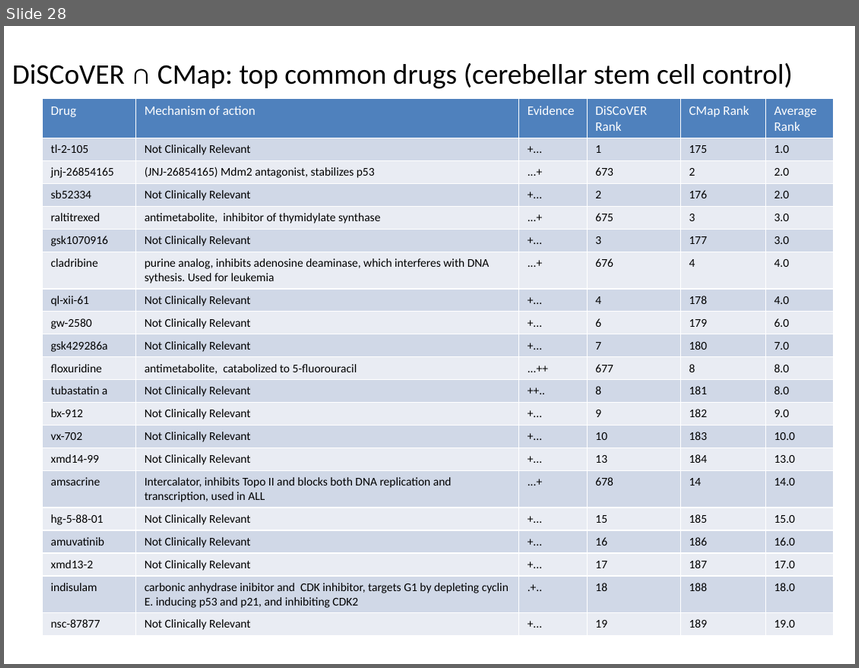
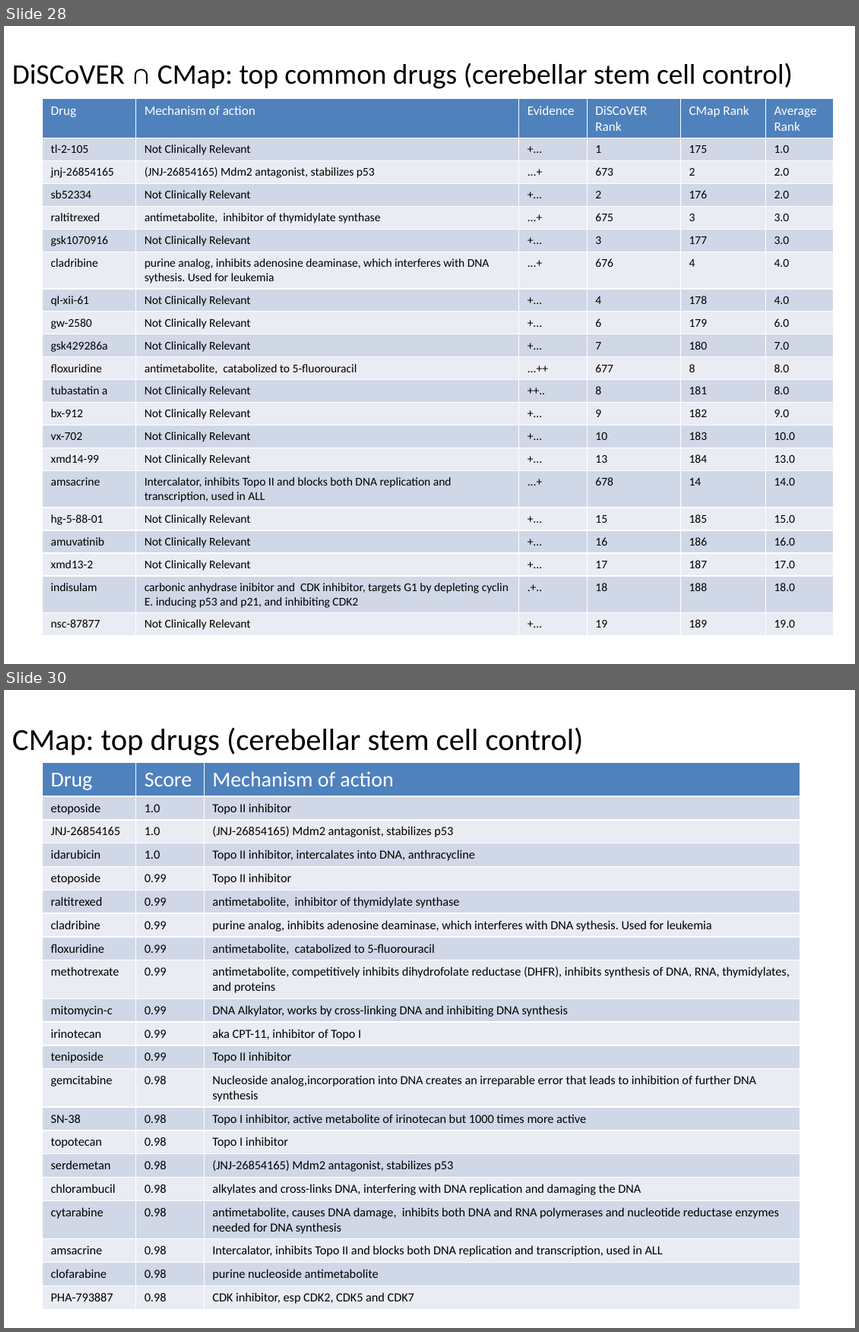
Before and after one commit to edjuaro/pdx-hts, a slide deck: Notebooks/patients/BT084/BT084.mtb_slides.pptx. Shown one above the other, each under a label of ours: slide 28 before the commit, slides 28 and 30 after it; the slides between them are not shown. The pictures are 859x668 and 859x1332 pixels, drawn with LibreOffice and Linux fonts; fonts in the diff are those of the drawing. Boxes give left, top, right and bottom in pixels: in the first picture for what was removed or moved away, otherwise in the second. Text is boxed around its words. In the diff, an @@ line names an element or a change of style, - is before the commit and + after.

```diff
--- a/Notebooks/patients/BT084/BT084.mtb_slides.pptx
+++ b/Notebooks/patients/BT084/BT084.mtb_slides.pptx
@@ slide 30 added at (4, 690, 855, 1328), background #FFFFFF @@
@@ text added at (12, 727, 584, 755), 26 pt, text #000000 @@
+CMap: top drugs (cerebellar stem cell control)
@@ table added at (42, 762, 800, 1307), 21 rows, 3 columns @@
+Drug | Score | Mechanism of action
+etoposide | 1.0 | Topo II inhibitor
+JNJ-26854165 | 1.0 | (JNJ-26854165) Mdm2 antagonist, stabilizes p53
+idarubicin | 1.0 | Topo II inhibitor, intercalates into DNA, anthracycline
+etoposide | 0.99 | Topo II inhibitor
+raltitrexed | 0.99 | antimetabolite, inhibitor of thymidylate synthase
+cladribine | 0.99 | purine analog, inhibits adenosine deaminase, which interferes with DNA sythesis. Used for leukemia
+floxuridine | 0.99 | antimetabolite, catabolized to 5-fluorouracil
+methotrexate | 0.99 | antimetabolite, competitively inhibits dihydrofolate reductase (DHFR), inhibits synthesis of DNA, RNA, thymidylates, and proteins
+mitomycin-c | 0.99 | DNA Alkylator, works by cross-linking DNA and inhibiting DNA synthesis
+irinotecan | 0.99 | aka CPT-11, inhibitor of Topo I
+teniposide | 0.99 | Topo II inhibitor
+gemcitabine | 0.98 | Nucleoside analog,incorporation into DNA creates an irreparable error that leads to inhibition of further DNA synthesis
+SN-38 | 0.98 | Topo I inhibitor, active metabolite of irinotecan but 1000 times more active
+topotecan | 0.98 | Topo I inhibitor
+serdemetan | 0.98 | (JNJ-26854165) Mdm2 antagonist, stabilizes p53
+chlorambucil | 0.98 | alkylates and cross-links DNA, interfering with DNA replication and damaging the DNA
+cytarabine | 0.98 | antimetabolite, causes DNA damage, inhibits both DNA and RNA polymerases and nucleotide reductase enzymes needed for DNA synthesis
+amsacrine | 0.98 | Intercalator, inhibits Topo II and blocks both DNA replication and transcription, used in ALL
+clofarabine | 0.98 | purine nucleoside antimetabolite
+PHA-793887 | 0.98 | CDK inhibitor, esp CDK2, CDK5 and CDK7
```
Also in this commit, not shown: 3 other slides added, 25 other files.
